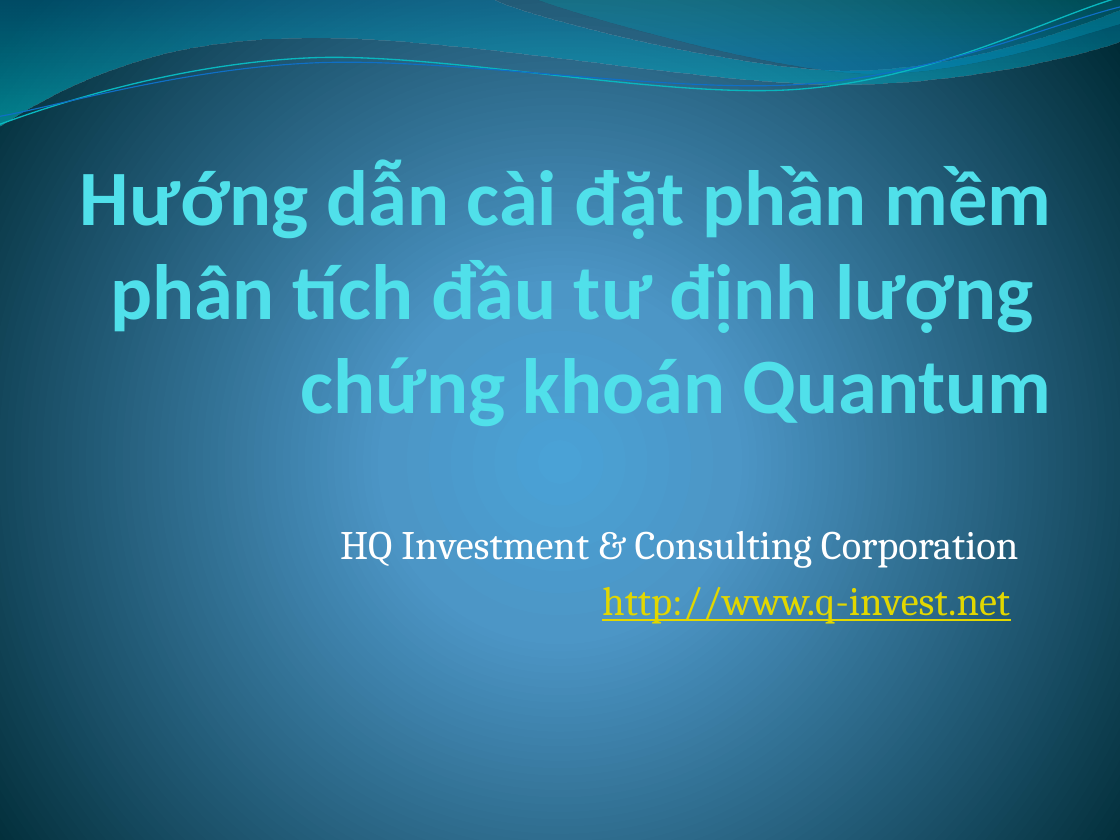
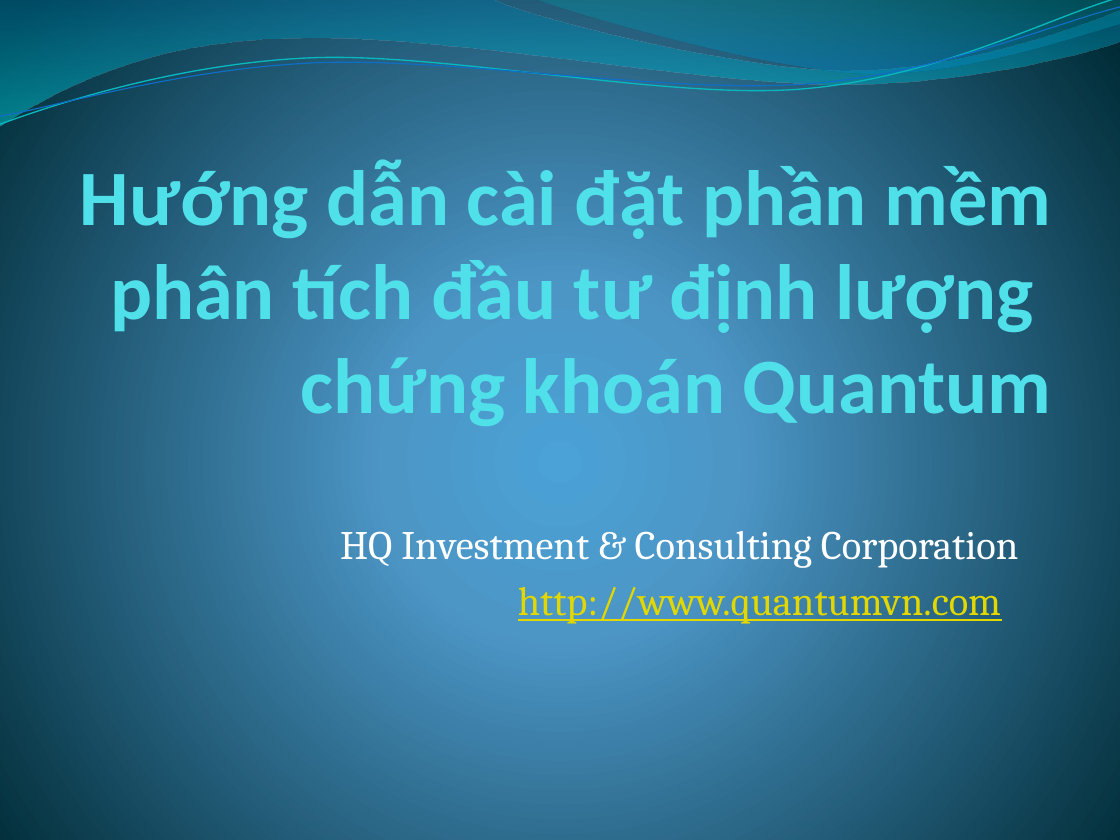
Before and after one commit to oghenez/trade-software, a slide deck: slide 1 of Documentation/User Guide/Tieng Viet/Huong dan cai dat Quantum 1.0.pptx. Drawn at 1120x840 pixels with LibreOffice and Linux fonts; fonts in the diff are those of the drawing. Boxes give left, top, right and bottom in pixels: in the first picture for what was removed or moved away, otherwise in the second. Text is boxed around its words. In the diff, an @@ line names an element or a change of style, - is before the commit and + after.

```diff
--- a/Documentation/User Guide/Tieng Viet/Huong dan cai dat Quantum 1.0.pptx
+++ b/Documentation/User Guide/Tieng Viet/Huong dan cai dat Quantum 1.0.pptx
@@ subtitle at (518, 578, 1001, 625): text changed @@
-http://www.q-invest.net
+http://www.quantumvn.com
```
Also in this commit, not shown: 3 other slides changed, 1 other file.
